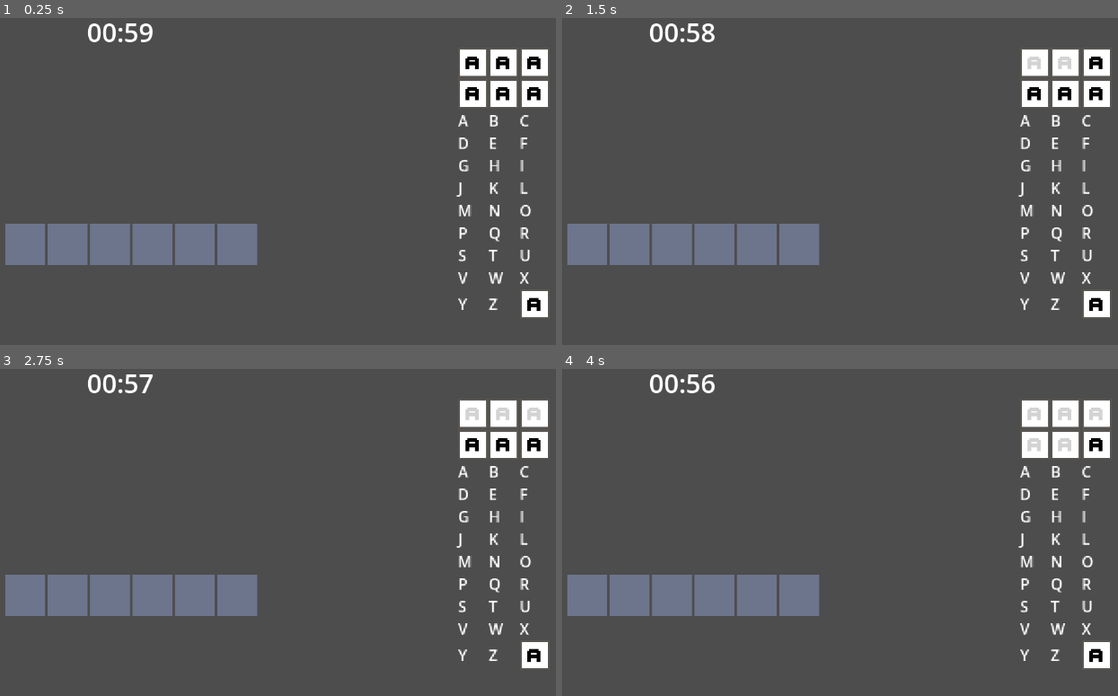
Above: before the commit, frames 1-4 (two rows, left to right).
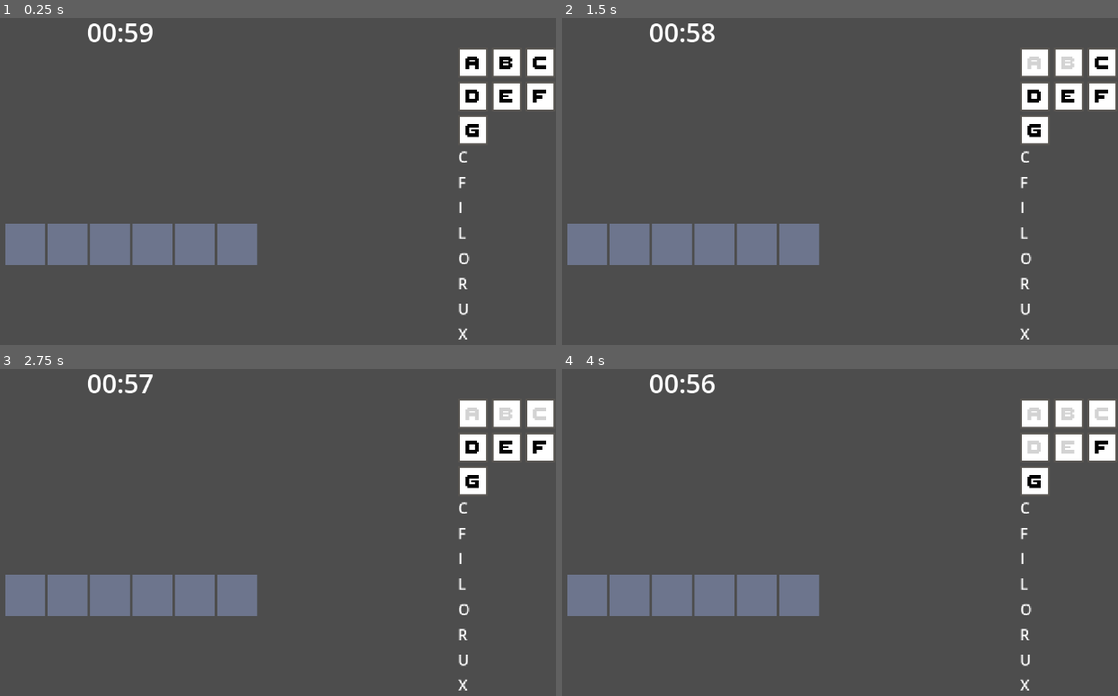
Above: after the commit, the same moments.

Repository: sugarvoid/spelling-spree
Game: Godot game, scene res://game/game.tscn
Same seed, same stepped clock (60 frames per second), same inputs: the game is played once before the commit and once after it. The project has no main scene, so this scene is started directly.
Inputs (mouse positions are in pixels of both pictures, inside the frame that each line leads up to):
- Up to frame 1 (0.25 s): no input
- Up to frame 2 (1.5 s): click "A" at 0.5 s; click (1067, 63) at 1.25 s, where only the run before the commit has a clickable "A"
- Up to frame 3 (2.75 s): click (533, 414) at 2 s, where only the run before the commit has a clickable "A"
- Up to frame 4 (4 s): click (1034, 444) at 2.75 s, where only the run before the commit has a clickable "A"; click (1067, 444) at 3.5 s, where only the run before the commit has a clickable "A"

The runs differ from the first frame. In frame 1, 3.0% of the frame differs, in the area x 82-100%, y 9-99%; in frame 2, 3.0%; in frame 3, 3.0%; in frame 4, 2.9%.

Commit message:
Add more functionality to letter buttons

Diff:
--- a/game/game.gd
+++ b/game/game.gd
@@ -29,13 +29,19 @@
 
 
 func _connect_signals() -> void:
-	input_checker.connect("letter_pressed",Callable(self,"_on_letter_pressed"))
+	input_checker.connect("letter_pressed",Callable(self,"_on_letter_typed"))
+	letter_bank.connect("on_letter_pressed",Callable(self,"_on_letter_pressed"))
 	word_display.connect("after_checking",Callable(self.letter_bank,"update_letters"))
 	word_display.connect("on_completion",Callable(self,"_end_round"))
 
-
+func _on_letter_typed(letter: String) -> void:
+	print("letter typed")
+	# Check if word display has letter
+	self.word_display.check_for_letter(letter)
+	####self.letter_bank.update_letters(letter, true)
 
 func _on_letter_pressed(letter: String) -> void:
+	print("letter clicked")
 	# Check if word display has letter
 	self.word_display.check_for_letter(letter)
 	####self.letter_bank.update_letters(letter, true)
--- a/game/letter_bank/letter_bank.gd
+++ b/game/letter_bank/letter_bank.gd
@@ -1,14 +1,28 @@
 class_name LetterBank
-extends GridContainer
+extends Control
+
+signal on_letter_pressed
 
 const CORRECT_COLOR: Color = Color.GREEN
 const WRONG_COLOR: Color = Color.RED
 const USED_COLOR: Color = Color.BLACK
 
+const _ALL_LETTERS: Array = [
+	'a', 'b', 'c', 'd', 'e', 'f', 'g', 'h', 'i', 'j', 'k', 'l', 'm', 'n', 'o', 'p', 'q', 'r', 's', 't', 'u', 'v', 'w', 'x', 'y', 'z'
+	]
+
+var _letters_left: Array = []
 
 func _ready() -> void:
 	self.reset()
+	self._connect_button_signals()
 
+
+func is_letter_avilible(letter: String) -> bool:
+	# TODO: check if button is disabled
+	print("checking if letter is been used")
+	return $Buttons.get_node(letter.to_upper()).disabled
+	#return self._letters_left.has(letter)
 
 func _highlight_letter(letter: String, color: Color) -> void:
 	var lbl_letter: Label = get_node(letter.to_upper())
@@ -22,6 +36,21 @@
 #	else:
 #		_highlight_letter(letter, WRONG_COLOR)
 
+func _send_letter_up(letter: String) -> void:
+	if is_letter_avilible(letter):
+		var el = _letters_left.find(letter)
+		print(el)
+		self._letters_left.erase(el)
+		emit_signal("on_letter_pressed", letter)
+	else:
+		print("letter was used already")
+
+func  _connect_button_signals() -> void:
+	for c in $Buttons.get_children():
+		c.connect("was_pressed", self._send_letter_up)
+
 func reset() -> void:
-	for c in self.get_children():
+	self._letters_left.clear()
+	self._letters_left = [] + self._ALL_LETTERS
+	for c in $Buttons.get_children():
 		c.set("custom_colors/font_color", Color.WHITE_SMOKE)
--- a/game/letter_bank/letter_bank.tscn
+++ b/game/letter_bank/letter_bank.tscn
@@ -3,135 +3,236 @@
 [ext_resource type="Script" path="res://game/letter_bank/letter_bank.gd" id="1"]
 [ext_resource type="PackedScene" uid="uid://cpvwosp7hnpna" path="res://letter_button.tscn" id="2_4b7ch"]
 
-[node name="LetterBank" type="GridContainer"]
-offset_right = 64.0
-offset_bottom = 206.0
-theme_override_constants/h_separation = 1
-theme_override_constants/v_separation = 1
+[node name="LetterBank" type="Control"]
+layout_mode = 3
+anchors_preset = 0
+offset_right = 99.0
+offset_bottom = 242.0
+script = ExtResource("1")
+
+[node name="Buttons" type="GridContainer" parent="."]
+layout_mode = 2
+offset_right = 104.0
+offset_bottom = 104.0
 columns = 3
-script = ExtResource("1")
-
-[node name="LetterButton" parent="." instance=ExtResource("2_4b7ch")]
-layout_mode = 2
-
-[node name="LetterButton3" parent="." instance=ExtResource("2_4b7ch")]
-layout_mode = 2
-
-[node name="LetterButton4" parent="." instance=ExtResource("2_4b7ch")]
-layout_mode = 2
-
-[node name="LetterButton5" parent="." instance=ExtResource("2_4b7ch")]
-layout_mode = 2
-
-[node name="LetterButton6" parent="." instance=ExtResource("2_4b7ch")]
-layout_mode = 2
-
-[node name="LetterButton7" parent="." instance=ExtResource("2_4b7ch")]
+
+[node name="A" parent="Buttons" instance=ExtResource("2_4b7ch")]
+layout_mode = 2
+
+[node name="B" parent="Buttons" instance=ExtResource("2_4b7ch")]
+layout_mode = 2
+
+[node name="C" parent="Buttons" instance=ExtResource("2_4b7ch")]
+layout_mode = 2
+
+[node name="D" parent="Buttons" instance=ExtResource("2_4b7ch")]
+layout_mode = 2
+
+[node name="E" parent="Buttons" instance=ExtResource("2_4b7ch")]
+layout_mode = 2
+
+[node name="F" parent="Buttons" instance=ExtResource("2_4b7ch")]
+layout_mode = 2
+
+[node name="G" parent="Buttons" instance=ExtResource("2_4b7ch")]
 layout_mode = 2
 
 [node name="A" type="Label" parent="."]
 layout_mode = 2
+offset_left = 105.0
+offset_top = 39.0
+offset_right = 120.0
+offset_bottom = 65.0
 text = "A"
 
 [node name="B" type="Label" parent="."]
 layout_mode = 2
+offset_left = 121.0
+offset_top = 39.0
+offset_right = 137.0
+offset_bottom = 65.0
 text = "B"
 
 [node name="C" type="Label" parent="."]
 layout_mode = 2
+offset_top = 105.0
+offset_right = 104.0
+offset_bottom = 131.0
 text = "C"
 
 [node name="D" type="Label" parent="."]
 layout_mode = 2
+offset_left = 105.0
+offset_top = 105.0
+offset_right = 120.0
+offset_bottom = 131.0
 text = "D"
 
 [node name="E" type="Label" parent="."]
 layout_mode = 2
+offset_left = 121.0
+offset_top = 105.0
+offset_right = 137.0
+offset_bottom = 131.0
 text = "E"
 
 [node name="F" type="Label" parent="."]
 layout_mode = 2
+offset_top = 132.0
+offset_right = 104.0
+offset_bottom = 158.0
 text = "F"
 
 [node name="G" type="Label" parent="."]
 layout_mode = 2
+offset_left = 105.0
+offset_top = 132.0
+offset_right = 120.0
+offset_bottom = 158.0
 text = "G"
 
 [node name="H" type="Label" parent="."]
 layout_mode = 2
+offset_left = 121.0
+offset_top = 132.0
+offset_right = 137.0
+offset_bottom = 158.0
 text = "H"
 
 [node name="I" type="Label" parent="."]
 layout_mode = 2
+offset_top = 159.0
+offset_right = 104.0
+offset_bottom = 185.0
 text = "I"
 
 [node name="J" type="Label" parent="."]
 layout_mode = 2
+offset_left = 105.0
+offset_top = 159.0
+offset_right = 120.0
+offset_bottom = 185.0
 text = "J"
 
 [node name="K" type="Label" parent="."]
 layout_mode = 2
+offset_left = 121.0
+offset_top = 159.0
+offset_right = 137.0
+offset_bottom = 185.0
 text = "K"
 
 [node name="L" type="Label" parent="."]
 layout_mode = 2
+offset_top = 186.0
+offset_right = 104.0
+offset_bottom = 212.0
 text = "L"
 
 [node name="M" type="Label" parent="."]
 layout_mode = 2
+offset_left = 105.0
+offset_top = 186.0
+offset_right = 120.0
+offset_bottom = 212.0
 text = "M"
 
 [node name="N" type="Label" parent="."]
 layout_mode = 2
+offset_left = 121.0
+offset_top = 186.0
+offset_right = 137.0
+offset_bottom = 212.0
 text = "N"
 
 [node name="O" type="Label" parent="."]
 layout_mode = 2
+offset_top = 213.0
+offset_right = 104.0
+offset_bottom = 239.0
 text = "O"
 
 [node name="P" type="Label" parent="."]
 layout_mode = 2
+offset_left = 105.0
+offset_top = 213.0
+offset_right = 120.0
+offset_bottom = 239.0
 text = "P"
 
 [node name="Q" type="Label" parent="."]
 layout_mode = 2
+offset_left = 121.0
+offset_top = 213.0
+offset_right = 137.0
+offset_bottom = 239.0
 text = "Q"
 
 [node name="R" type="Label" parent="."]
 layout_mode = 2
+offset_top = 240.0
+offset_right = 104.0
+offset_bottom = 266.0
 text = "R"
 
 [node name="S" type="Label" parent="."]
 layout_mode = 2
+offset_left = 105.0
+offset_top = 240.0
+offset_right = 120.0
+offset_bottom = 266.0
 text = "S"
 
 [node name="T" type="Label" parent="."]
 layout_mode = 2
+offset_left = 121.0
+offset_top = 240.0
+offset_right = 137.0
+offset_bottom = 266.0
 text = "T"
 
 [node name="U" type="Label" parent="."]
 layout_mode = 2
+offset_top = 267.0
+offset_right = 104.0
+offset_bottom = 293.0
 text = "U"
 
 [node name="V" type="Label" parent="."]
 layout_mode = 2
+offset_left = 105.0
+offset_top = 267.0
+offset_right = 120.0
+offset_bottom = 293.0
 text = "V"
 
 [node name="W" type="Label" parent="."]
 layout_mode = 2
+offset_left = 121.0
+offset_top = 267.0
+offset_right = 137.0
+offset_bottom = 293.0
 text = "W"
 
 [node name="X" type="Label" parent="."]
 layout_mode = 2
+offset_top = 294.0
+offset_right = 104.0
+offset_bottom = 320.0
 text = "X"
 
 [node name="Y" type="Label" parent="."]
 layout_mode = 2
+offset_left = 105.0
+offset_top = 294.0
+offset_right = 120.0
+offset_bottom = 320.0
 text = "Y"
 
 [node name="Z" type="Label" parent="."]
 layout_mode = 2
+offset_left = 121.0
+offset_top = 294.0
+offset_right = 137.0
+offset_bottom = 320.0
 text = "Z"
-
-[node name="LetterButton2" parent="." instance=ExtResource("2_4b7ch")]
-layout_mode = 2
--- a/letter_button.gd
+++ b/letter_button.gd
@@ -11,6 +11,9 @@
 func _ready() -> void:
 	self.connect("pressed", self._send_letter)
 
+	self.value = self.get_name().to_lower()
+	$Lbl_Letter.set_text(self.get_name())
+
 
 # Called every frame. 'delta' is the elapsed time since the previous frame.
 func _process(delta: float) -> void:
@@ -18,7 +21,8 @@
 
 
 func _send_letter() -> void:
-	print(self.value)
+	emit_signal("was_pressed", self.value)
+	print(self.get_name())
 	# send letter to bank
 	self.disable_button()
 
